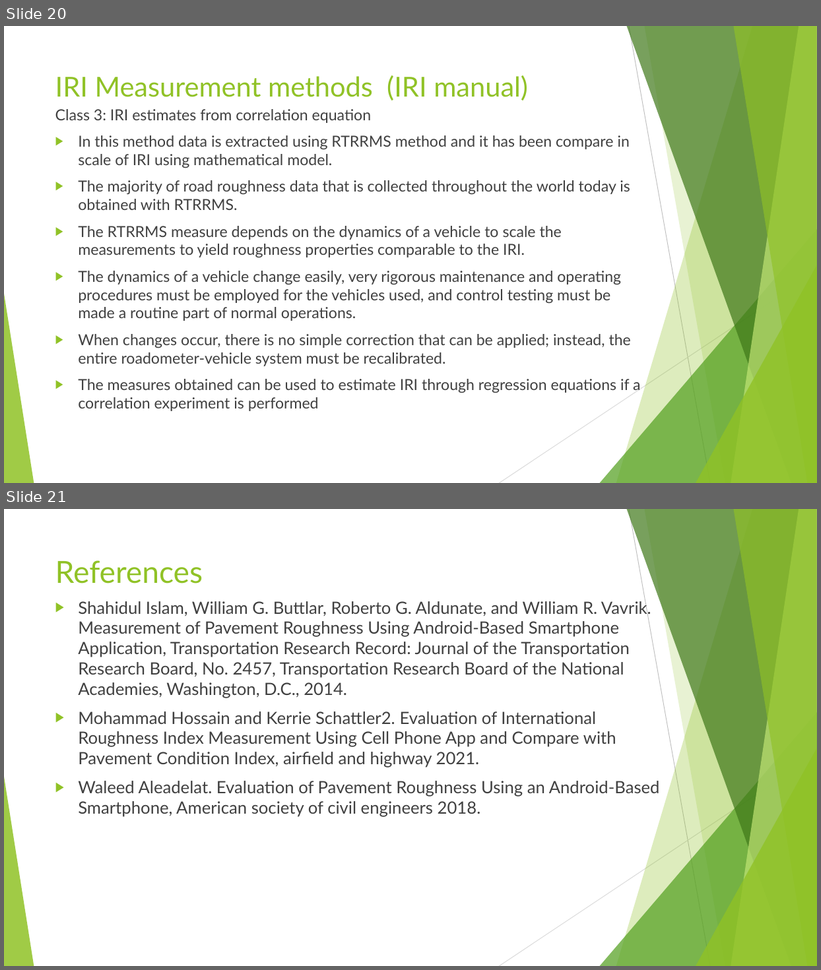
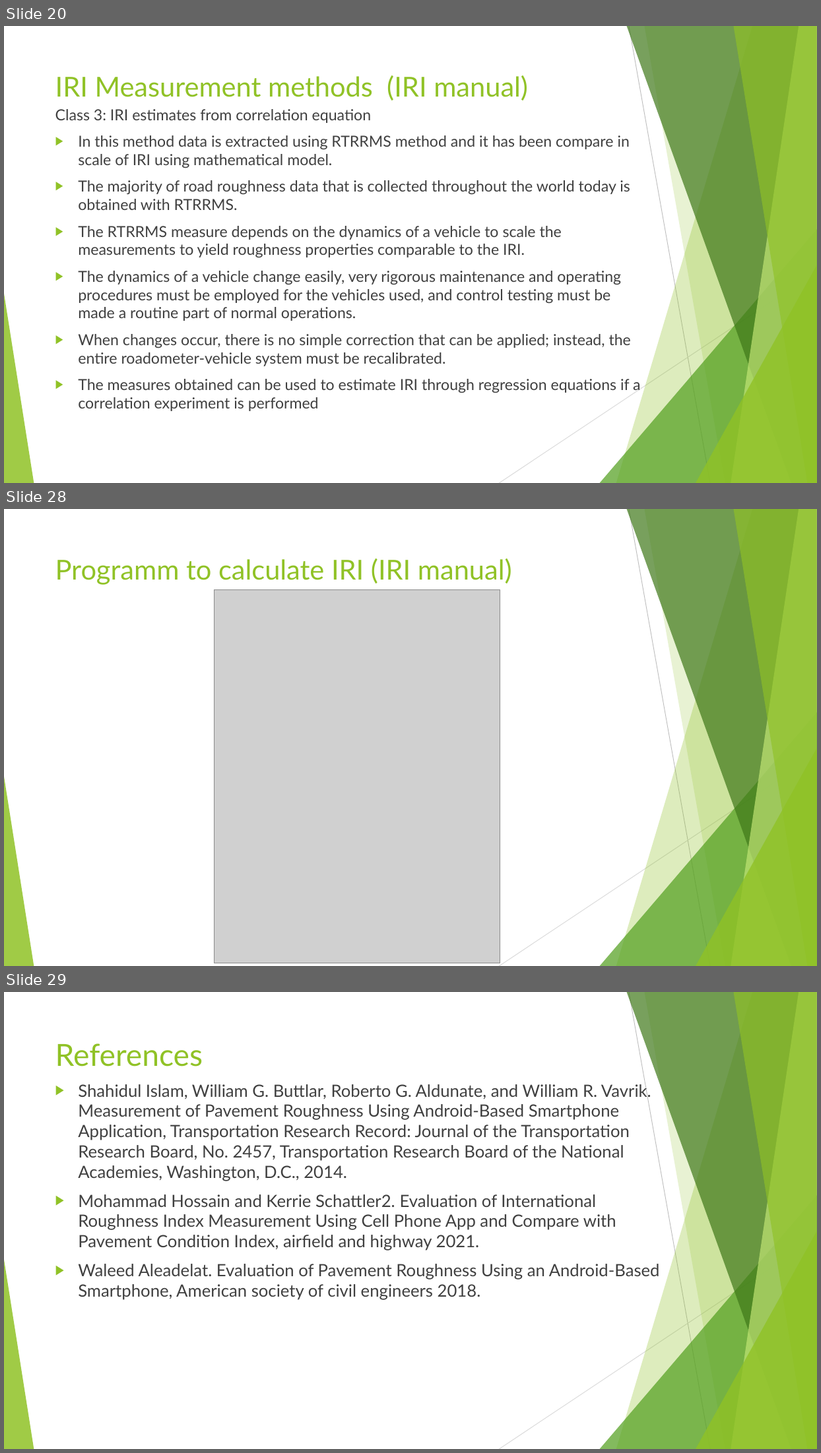
Before and after one commit to pranavbaradkar/IRI_determination, a slide deck: Report/Roughness measurement using smartphone application_01.pptx. Shown one above the other, each under a label of ours: slides 20 and 21 before the commit, slides 20, 28 and 29 after it; the slides between them are not shown. The pictures are 821x970 and 821x1453 pixels, drawn with LibreOffice and Linux fonts; fonts in the diff are those of the drawing; grey boxes stand for pictures. Boxes give left, top, right and bottom in pixels: in the first picture for what was removed or moved away, otherwise in the second. Text is boxed around its words. In the diff, an @@ line names an element or a change of style, - is before the commit and + after.

```diff
--- a/Report/Roughness measurement using smartphone application_01.pptx
+++ b/Report/Roughness measurement using smartphone application_01.pptx
@@ slide 28 added at [4, 509, 817, 966], background #FFFFFF; not listed: 10 template elements that a slide beside it also shows @@
@@ title added at [55, 559, 512, 585], 32.4 pt, text #90C226 @@
+Programm to calculate IRI (IRI manual)
@@ picture added at [214, 590, 500, 964] @@
@@ what was slide 21 is now slide 29 @@
```
Also in this commit, not shown: 7 other slides added, 15 other files.
